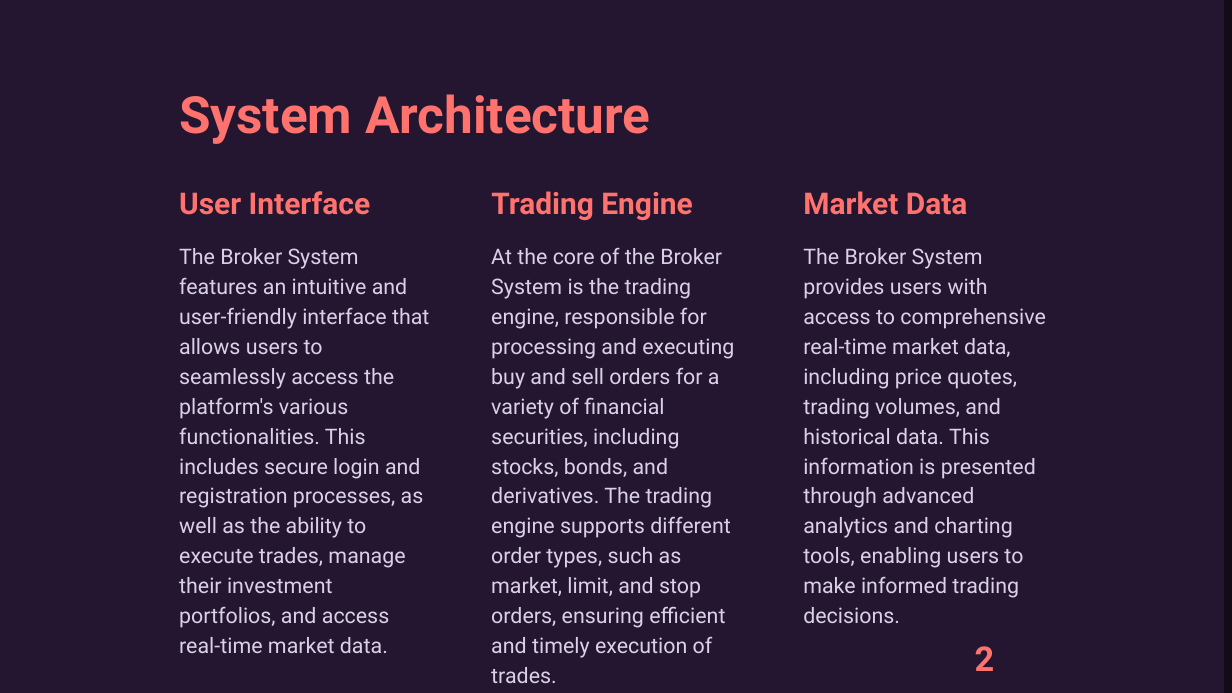
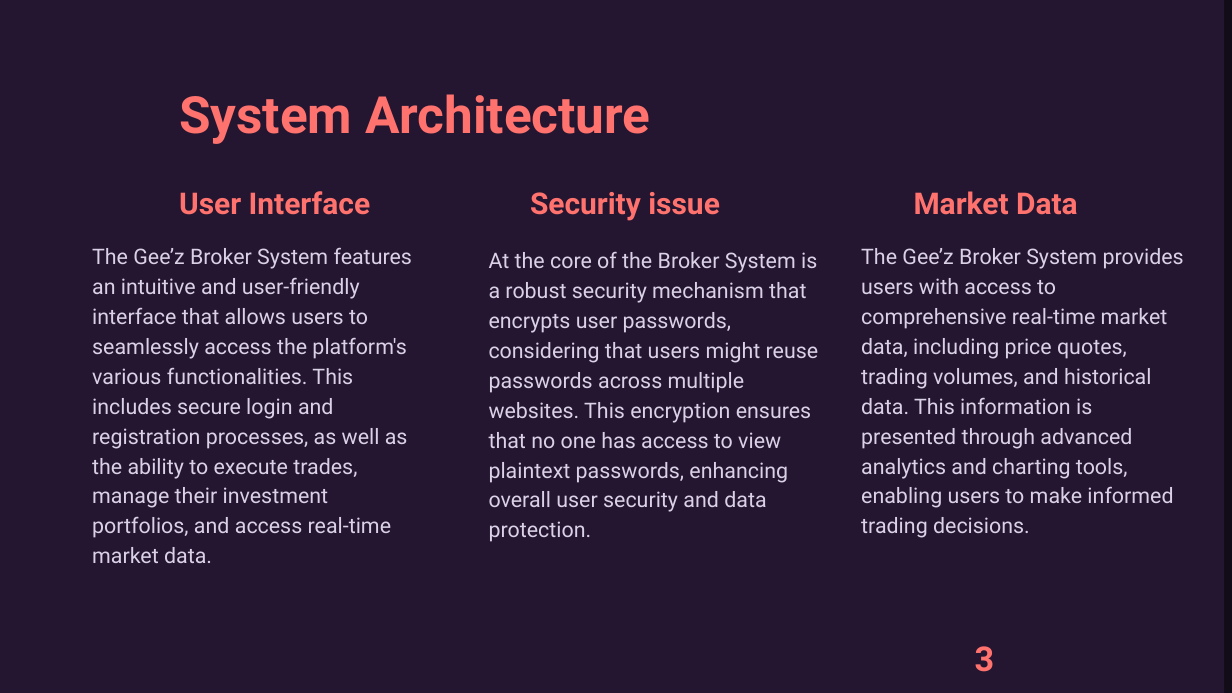
Before and after one commit to WachemoGroupTwo/Broker, a slide deck: slide 3 of geez.pptx (slide 2 before the commit). Drawn at 1232x693 pixels with LibreOffice and Linux fonts; fonts in the diff are those of the drawing. Boxes give left, top, right and bottom in pixels: in the first picture for what was removed or moved away, otherwise in the second. Text is boxed around its words. In the diff, an @@ line names an element or a change of style, - is before the commit and + after.

```diff
--- a/geez.pptx
+++ b/geez.pptx
@@ text at <box>530,192,720,221</box>: text changed @@
-Trading Engine
+Security issue
@@ text "Market Data": place and size @@
-text "Market Data" at <box>803,191,968,215</box>
+text "Market Data" at <box>914,191,1078,215</box>
@@ text at <box>92,247,412,538</box>: text changed @@
-The Broker System features an intuitive and user-friendly interface that allows users to seamlessly access the platform's various functionalities. This includes secure login and registration processes, as well as the ability to execute trades, manage their investment portfolios, and access real-time market data.
+The Gee’z Broker System features an intuitive and user-friendly interface that allows users to seamlessly access the platform's various functionalities. This includes secure login and registration processes, as well as the ability to execute trades, manage their investment portfolios, and access real-time market data.
@@ text at <box>489,251,819,542</box>: text changed @@
-At the core of the Broker System is the trading engine, responsible for processing and executing buy and sell orders for a variety of financial securities, including stocks, bonds, and derivatives. The trading engine supports different order types, such as market, limit, and stop orders, ensuring efficient and timely execution of trades.
+At the core of the Broker System is a robust security mechanism that encrypts user passwords, considering that users might reuse passwords across multiple websites. This encryption ensures that no one has access to view plaintext passwords, enhancing overall user security and data protection.
@@ text at <box>861,248,1184,538</box>: text changed @@
-The Broker System provides users with access to comprehensive real-time market data, including price quotes, trading volumes, and historical data. This information is presented through advanced analytics and charting tools, enabling users to make informed trading decisions.
+The Gee’z Broker System provides users with access to comprehensive real-time market data, including price quotes, trading volumes, and historical data. This information is presented through advanced analytics and charting tools, enabling users to make informed trading decisions.
@@ page number at <box>975,646,995,672</box>: text changed @@
-2
+3
```
Also in this commit, not shown: 8 other slides changed, 1 slide added.
